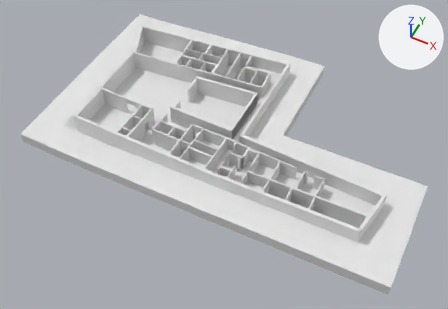
The Blender file blender/bavariathekE0.blend, before and after one commit.
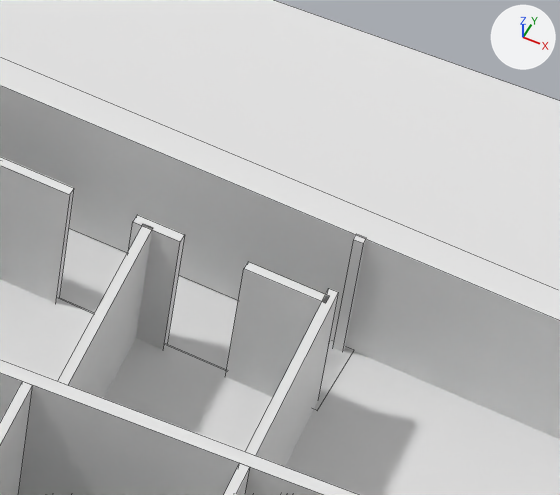
The first picture shows the older version from a camera (50 mm lens) standing at (33.7, -68.0, 76.5) and looking at (1.9, -4.4, -3.0). The close-ups show both versions on the part from 65% to 78% of the width and 48% to 65% of the height of that picture; other places that the commit changed are outside them. The axes (+X, +Y, +Z) are drawn at upper right. The lights are the same throughout. The close-ups show mesh edges as thin lines.
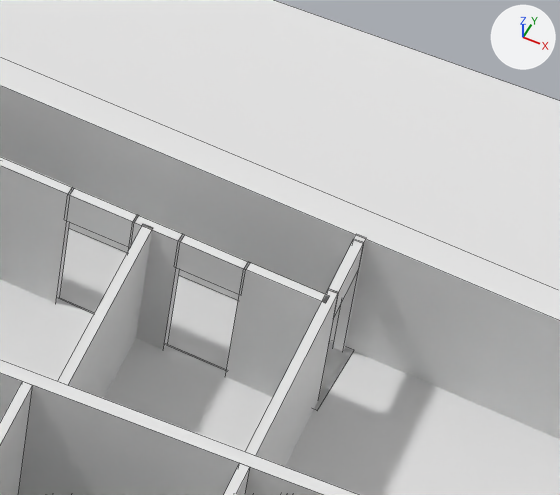
Where the newer file only moved an object's origin or applied its transform, the numbers keep the older frame.

What the commit changed:
Mesh me_cube_170 is new.
It is a box spanning x -0.42..0.42, y -1.0..1.0, z -2.0..0.0.
Mesh me_cube_178 is new.
It is a box spanning x -0.18..0.0, y 0.0..1.2, z -4.13..0.0.
Object 'Cube.166' (ob_cube_166) is new; it shows me_cube_170.
Its location is (16.34, -7.17, 3.58).
Its rotation in degrees is (0, 0, -3.7).
Its scale is (1.41, 0.085, 0.325).
Object 'Cube.167' (ob_cube_167) is new; it shows a copy of me_cube_170.
Its location is (18.31, -7.3, 3.58).
Its rotation in degrees is (0, 0, -3.7).
Its scale is (1.41, 0.085, 0.325).
Object 'Cube.173' (ob_cube_173) is new; it shows me_cube_178.
Its location is (20.42, -7.23, 3.58).
Its scale is (1.0, 1.0, 0.157).

Pixel boxes [x1, y1, x2, y2] of what changed, in the close-ups (560 x 495 px):
'Cube.166', added
    after: [64, 187, 138, 247]
'Cube.167', added
    after: [176, 235, 250, 294]
'Cube.173', added
    after: [328, 240, 364, 319]
